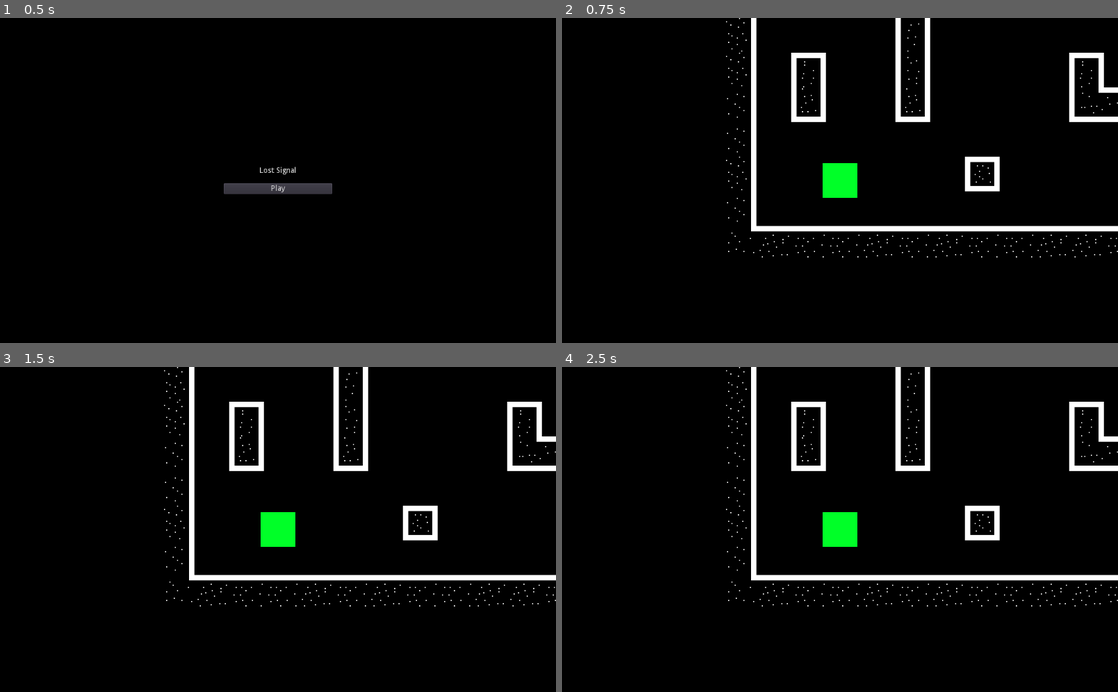
Above: before the commit, frames 1-4 (two rows, left to right).
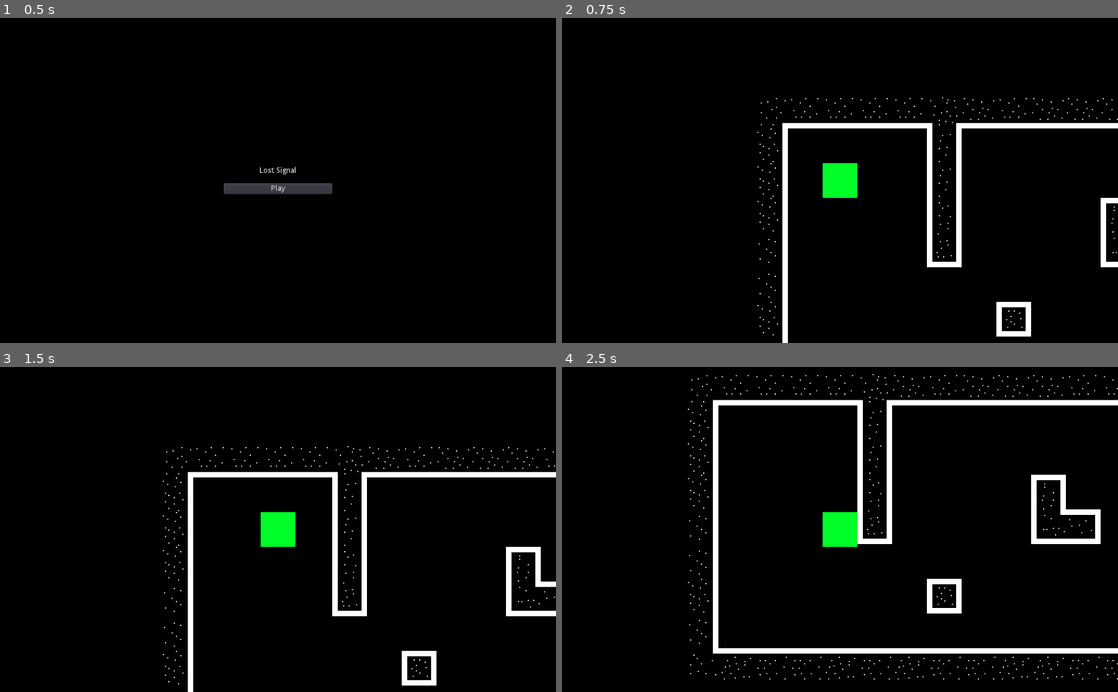
Above: after the commit, the same moments.

Repository: Red-Teapot/LostSignal
Game: Godot game, scene res://Scenes/MainMenu.tscn
Same seed, same stepped clock (60 frames per second), same inputs: the game is played once before the commit and once after it.
Inputs:
- Up to frame 1 (0.5 s): no input
- Up to frame 2 (0.75 s): click "Play" at 0.5 s
- Up to frame 3 (1.5 s): tap Enter at 1.25 s; hold D from 1.28 s (still down)
- Up to frame 4 (2.5 s): tap Space at 2 s; release D at 2.03 s; hold S from 2.03 s (still down)

Frame 1 is identical in both runs. In frame 2, 7.9% of the frame differs, in the area x 29-100%, y 0-100%; in frame 3, 7.9%; in frame 4, 10%, in the area x 22-100%, y 0-97%.

Commit message:
Fix tileset, implement character movement mechanics

Diff:
--- a/Scenes/TestLevel.tscn
+++ b/Scenes/TestLevel.tscn
@@ -488,7 +488,7 @@
 script = ExtResource( 3 )
 
 [sub_resource type="RectangleShape2D" id=51]
-extents = Vector2( 31, 31 )
+extents = Vector2( 31.5, 31.5 )
 
 [node name="Node2D" type="Node2D"]
 
@@ -497,10 +497,10 @@
 tile_set = SubResource( 50 )
 cell_size = Vector2( 32, 32 )
 format = 1
-tile_data = PoolIntArray( -1, 1, 0, -65536, 1, 0, -65535, 1, …(371 unchanged characters)…  12, 0, 131073, 13, 0, 4, 14, 0, 5, 15, 0, 65537, 16, 1, 0, 131071, 1, 0, 65536, 0, 65539, 65541, 0, 327683, 65550, 0, 131072, 65551, 0, 5, 65552, 1, 0, 196607, 1, 0, 131072, 0, 65539, 131077, 0, 327683, 131087, 0, 65536, 131088, 1, 0, 262143, 1, 0, 196608, 0, 65539, 196610, 0, 196611, 196613, 0, 327681, 196618, 0, 196611, 196623, 0, 65541, 196624, 1, 0, 327679, 1, 0, 262144, 0, 65538, 262146, 0, 458753, 262149, 0, 458753, 262154, 0, 262148,  …(816 unchanged characters)…
+tile_data = PoolIntArray( -1, 1, 0, -65536, 1, 0, -65535, 1, …(371 unchanged characters)…  12, 0, 131073, 13, 0, 4, 14, 0, 5, 15, 1, 0, 16, 1, 0, 131071, 1, 0, 65536, 0, 65539, 65541, 0, 327683, 65550, 0, 131072, 65551, 0, 5, 65552, 1, 0, 196607, 1, 0, 131072, 0, 65539, 131077, 0, 327683, 131087, 0, 65536, 131088, 1, 0, 262143, 1, 0, 196608, 0, 65539, 196613, 0, 327681, 196618, 0, 196611, 196623, 0, 65541, 196624, 1, 0, 327679, 1, 0, 262144, 0, 65538, 262149, 0, 458753, 262154, 0, 262148,  …(816 unchanged characters)…
 
 [node name="Character" type="KinematicBody2D" parent="."]
-position = Vector2( 218, 428 )
+position = Vector2( 160, 160 )
 script = ExtResource( 2 )
 
 [node name="CollisionShape2D" type="CollisionShape2D" parent="Character"]
--- a/Scripts/Character.gd
+++ b/Scripts/Character.gd
@@ -1,4 +1,8 @@
 extends KinematicBody2D
+
+const SPEED = 300
+const TILEMAP_SCALE = 2
+const TILEMAP_HALF_CELL_SIZE = Vector2(32, 32)
 
 const U = 0
 const L = 1
@@ -14,6 +18,10 @@
 	KEY_D: R,
 }
 
+var target: Vector2 = Vector2.ZERO
+var isTargetReached: bool = true
+var velocity: Vector2 = Vector2.ZERO
+
 var walls: TileMap = null
 
 func resetMovements():
@@ -26,36 +34,71 @@
 
 func _enter_tree():
 	resetMovements()
-	walls = get_parent().get_node("Walls")
+	target = position
+	isTargetReached = true
+	walls = get_parent().find_node("Walls")
+
+func isTileFree(tilePos: Vector2):
+	return walls.get_cellv(tilePos) == -1
+
+func moveToTargetSimple(tileOffset: Vector2):
+	var tilePos = walls.world_to_map(position / TILEMAP_SCALE)
+	var targetTilePos = tilePos + tileOffset
+	if isTileFree(targetTilePos):
+		target = walls.map_to_world(targetTilePos) * TILEMAP_SCALE + TILEMAP_HALF_CELL_SIZE
+
+func moveToTargetDiagonal(tileOffset: Vector2):
+	var tilePos = walls.world_to_map(position / TILEMAP_SCALE)
+
+	# To be able to move straight diagonally,
+	# we make sure there is clearance in both axes
+	var tileOffsetX = tileOffset
+	tileOffsetX.y = 0
+
+	var tileOffsetY = tileOffset
+	tileOffsetY.x = 0
+
+	if not isTileFree(tilePos + tileOffsetX):
+		moveToTargetSimple(tileOffsetY)
+		return
+
+	if not isTileFree(tilePos + tileOffsetY):
+		moveToTargetSimple(tileOffsetX)
+		return
+
+	# Both axes clear, go straignt
+	moveToTargetSimple(tileOffset)
+
+func updateTarget():
+	var tileOffset = Vector2.ZERO
+	if moveState[U]:
+		tileOffset.y -= 1
+	if moveState[L]:
+		tileOffset.x -= 1
+	if moveState[D]:
+		tileOffset.y += 1
+	if moveState[R]:
+		tileOffset.x += 1
+
+	if tileOffset.x != 0 and tileOffset.y != 0:
+		moveToTargetDiagonal(tileOffset)
+	else:
+		moveToTargetSimple(tileOffset)
 
 func _input(event):
-	resetMovements()
-
 	if event is InputEventKey:
 		if event.scancode in inputMap:
 			var dir = inputMap[event.scancode]
 			moveState[dir] = true
 
 func _physics_process(delta):
-	var mvmt = Vector2(0, 0)
+	if isTargetReached:
+		isTargetReached = false
+		updateTarget()
 
-	if moveState[U]:
-		mvmt.y -= 1
-	if moveState[L]:
-		mvmt.x -= 1
-	if moveState[D]:
-		mvmt.y += 1
-	if moveState[R]:
-		mvmt.x += 1
+	var distance = position.distance_to(target)
+	velocity = position.direction_to(target) * min(distance, SPEED * delta)
+	position += velocity
 
-	mvmt = mvmt.normalized() * 300 * delta
-
-
-func _process(delta):
-	var tilePos = Vector2(
-		floor(position.x / 64),
-		floor(position.y / 64)
-	)
-
-	var cell = walls.get_cellv(tilePos)
-	print(cell)
+	if position.distance_squared_to(target) < 8:
+		isTargetReached = true
Binary file changed: Textures/Walls.png
Not shown, changed: TextureSrcs/Walls.xcf
